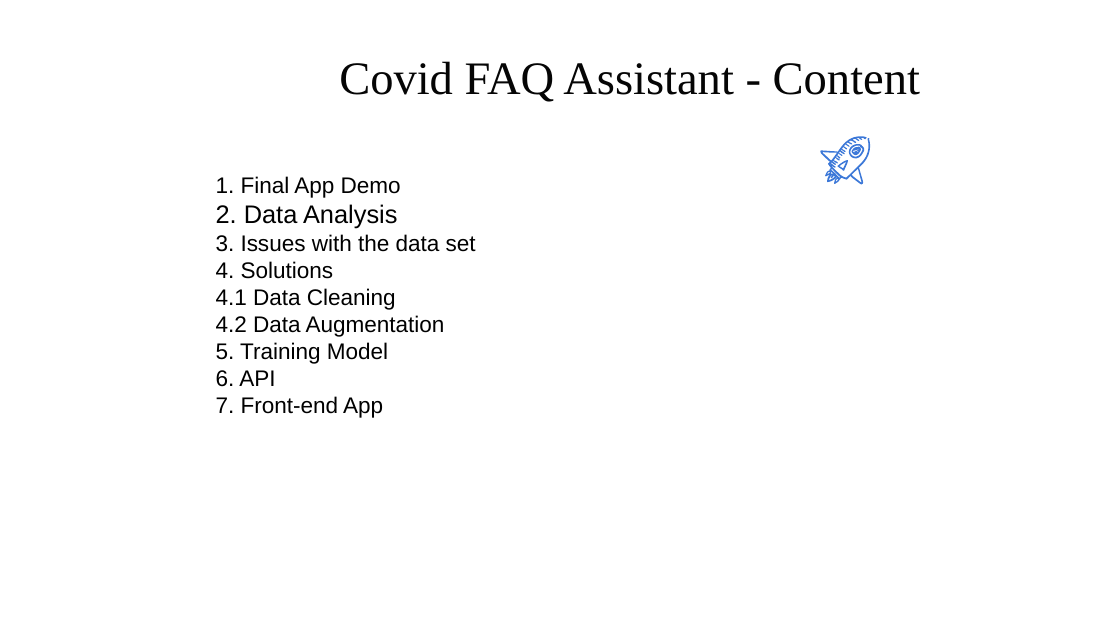
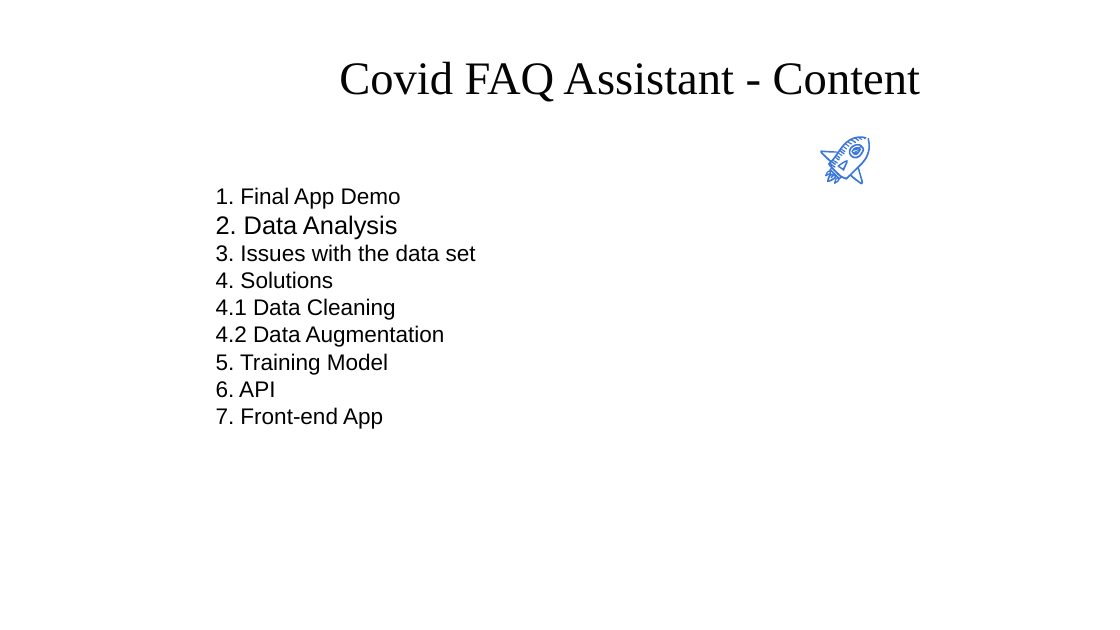
Before and after one commit to franva/covidfaqbot, a slide deck: slide 4 of CovidTextClassifier.pptx. Drawn at 1120x630 pixels with LibreOffice and Linux fonts; fonts in the diff are those of the drawing; background and template pictures are left out. Boxes give left, top, right and bottom in pixels: in the first picture for what was removed or moved away, otherwise in the second. Text is boxed around its words. In the diff, an @@ line names an element or a change of style, - is before the commit and + after.

```diff
--- a/CovidTextClassifier.pptx
+++ b/CovidTextClassifier.pptx
@@ text "1. Final App Demo": place and size @@
-text "1. Final App Demo" at (216,176,476,418)
+text "1. Final App Demo" at (216,187,476,429)
```
Also in this commit, not shown: 1 other slide changed, 1 slide added.
